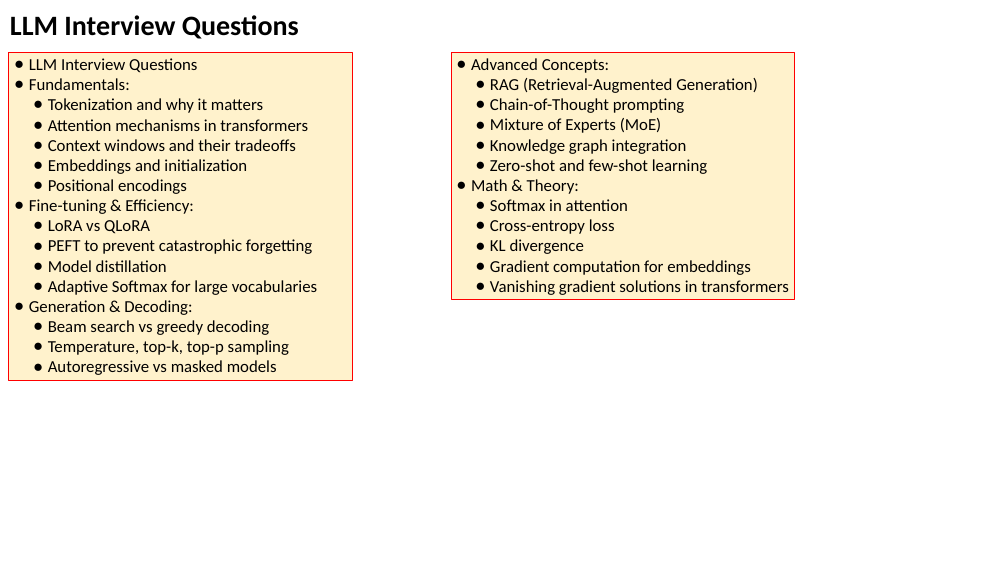
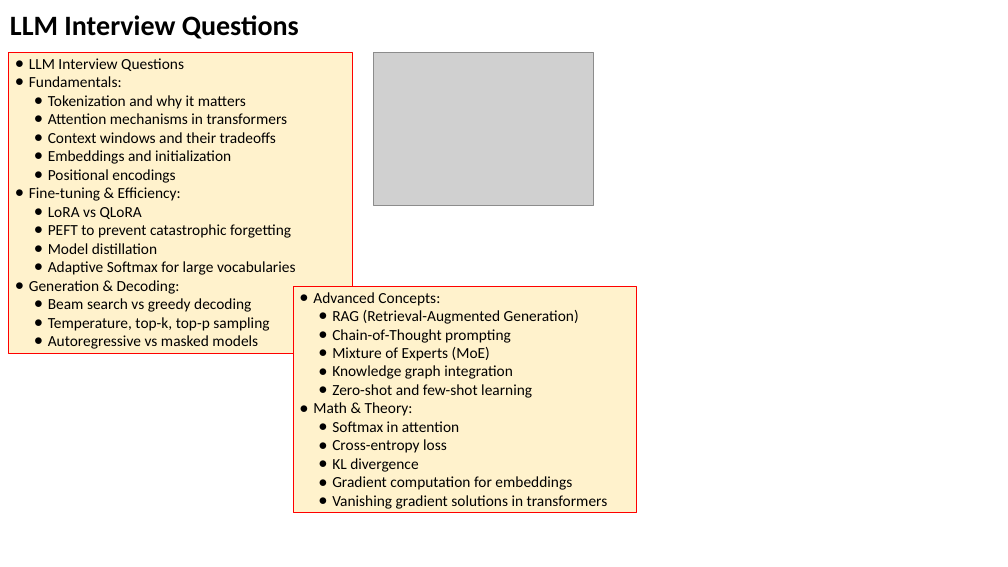
Before and after one commit to lselector/seminar, a slide deck: slide 22 of 2026/2026-06-05-AI-Updates.pptx (slide 19 before the commit). Drawn at 1008x567 pixels with LibreOffice and Linux fonts; fonts in the diff are those of the drawing; grey boxes stand for pictures. Boxes give left, top, right and bottom in pixels: in the first picture for what was removed or moved away, otherwise in the second. Text is boxed around its words. In the diff, an @@ line names an element or a change of style, - is before the commit and + after.

```diff
--- a/2026/2026-06-05-AI-Updates.pptx
+++ b/2026/2026-06-05-AI-Updates.pptx
@@ rectangle "LLM Interview Questions": place and size @@
-rectangle "LLM Interview Questions" at [9, 52, 353, 380]
+rectangle "LLM Interview Questions" at [9, 52, 353, 353]
@@ rectangle "LLM Interview Questions" at [9, 52, 353, 353]: size 12 to 11 pt; indent changed @@
@@ picture added at [374, 52, 594, 206] @@
@@ rectangle "Advanced Concepts:" at [293, 286, 637, 512]: size 12 to 11 pt; indent changed @@
@@ rectangle "Advanced Concepts:": place and size @@
-rectangle "Advanced Concepts:" at [452, 52, 795, 298]
+rectangle "Advanced Concepts:" at [293, 286, 637, 512]
```
Also in this commit, not shown: 12 other slides changed, 4 slides added.
